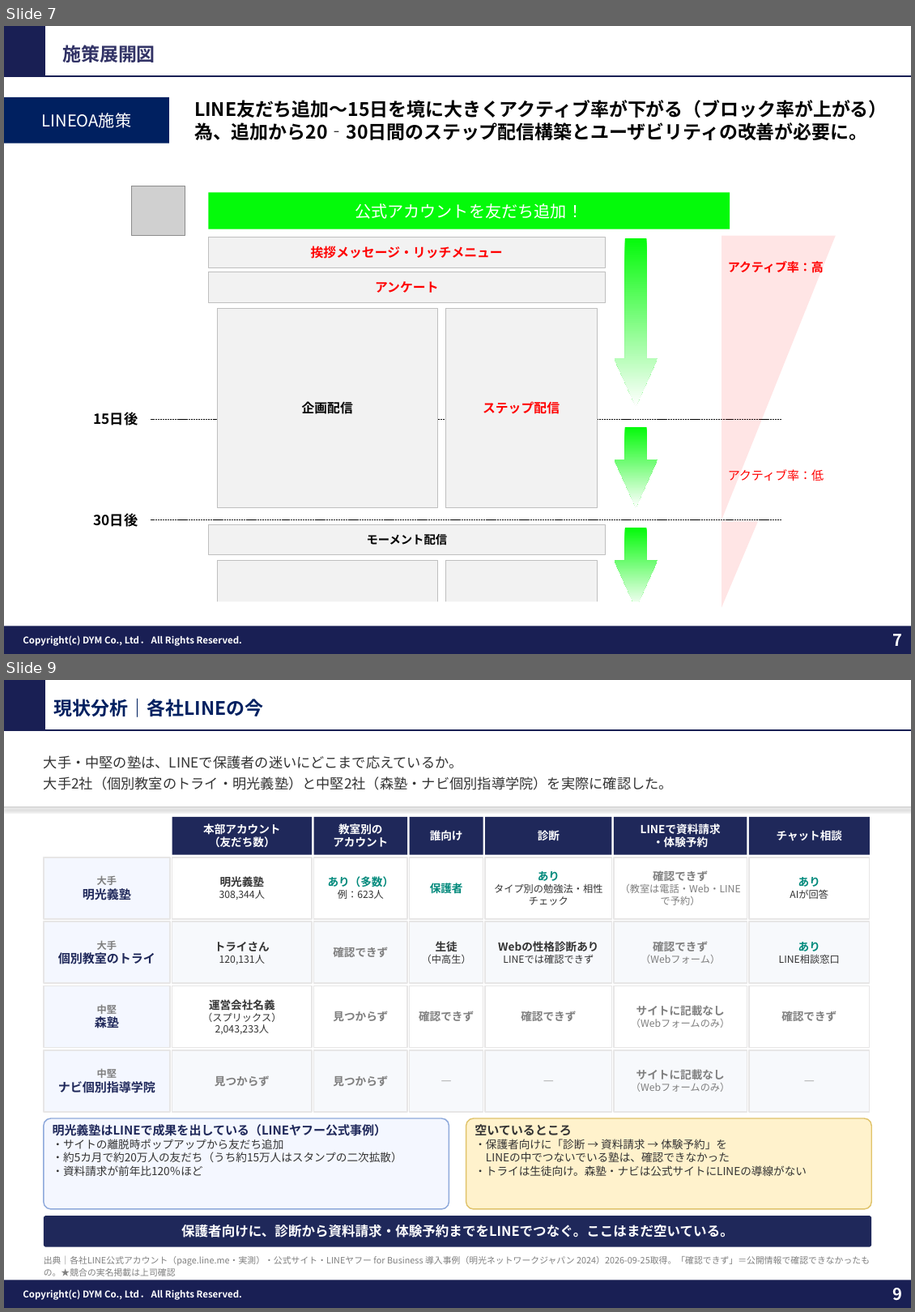
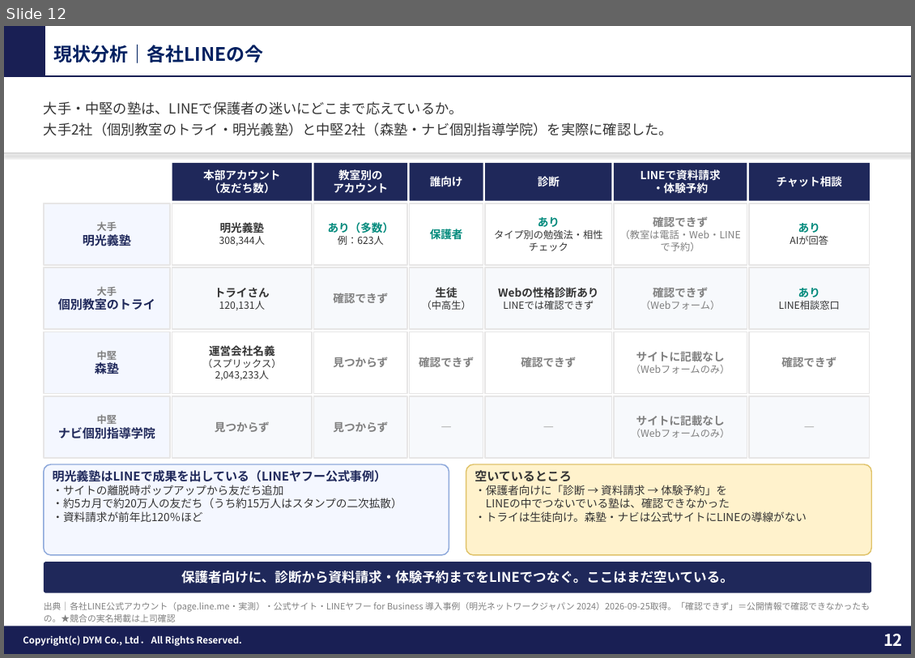
Before and after one commit to tonomura-r-dev/folder, a slide deck: 教育（塾）業界_LINEOA施策提案ver3.pptx. Shown one above the other, each under a label of ours: slides 7 and 9 before the commit, slide 12 after it; the slides between them are not shown. The pictures are 915x1312 and 915x658 pixels, drawn with LibreOffice and Linux fonts; fonts in the diff are those of the drawing; grey boxes stand for pictures; background and template pictures are left out. Boxes give left, top, right and bottom in pixels: in the first picture for what was removed or moved away, otherwise in the second. Text is boxed around its words. In the diff, an @@ line names an element or a change of style, - is before the commit and + after.

```diff
--- a/教育（塾）業界_LINEOA施策提案ver3.pptx
+++ b/教育（塾）業界_LINEOA施策提案ver3.pptx
@@ slide 7 removed at [4,26,911,654], background #FFFFFF; not listed: 5 template elements that a slide beside it also shows @@
@@ text removed at [62,42,155,66] @@
-施策展開図
@@ rectangle removed at [4,97,169,143] @@
-LINEOA施策
@@ text removed at [194,100,888,140] @@
-LINE友だち追加～15日を境に大きくアクティブ率が下がる（ブロック率が上がる）
-為、追加から20‐30日間のステップ配信構築とユーザビリティの改善が必要に。
@@ picture removed at [132,186,185,236] @@
@@ rectangle removed at [208,193,731,229] @@
-公式アカウントを友だち追加！
@@ rectangle removed at [208,237,606,268] @@
-挨拶メッセージ・リッチメニュー
@@ down arrow removed at [615,238,658,407] @@
@@ right triangle removed at [722,236,836,520] @@
@@ text removed at [728,261,824,273] @@
-アクティブ率：高
@@ rectangle removed at [208,272,606,303] @@
-アンケート
@@ rectangle removed at [217,310,438,509] @@
-企画配信
@@ rectangle removed at [445,310,597,509] @@
-ステップ配信
@@ text removed at [94,412,138,425] @@
-15日後
@@ line removed from (151, 419) to (782, 419) @@
@@ down arrow removed at [615,427,658,508] @@
@@ text removed at [728,469,824,481] @@
-アクティブ率：低
@@ text removed at [94,513,138,527] @@
-30日後
@@ line removed from (151, 520) to (782, 520) @@
@@ rectangle removed at [208,524,606,556] @@
-モーメント配信
@@ down arrow removed at [615,527,658,608] @@
@@ right triangle removed at [722,521,759,608] @@
@@ rectangle removed at [217,561,438,607] @@
@@ rectangle removed at [445,561,597,607] @@
@@ rectangle removed at [15,601,710,611] @@
@@ what was slide 9 is now slide 12 @@
@@ page number at [884,634,903,646]: text changed @@
-9
+12
```
Also in this commit, not shown: 8 slides changed, 8 other slides removed, 3 other files.
